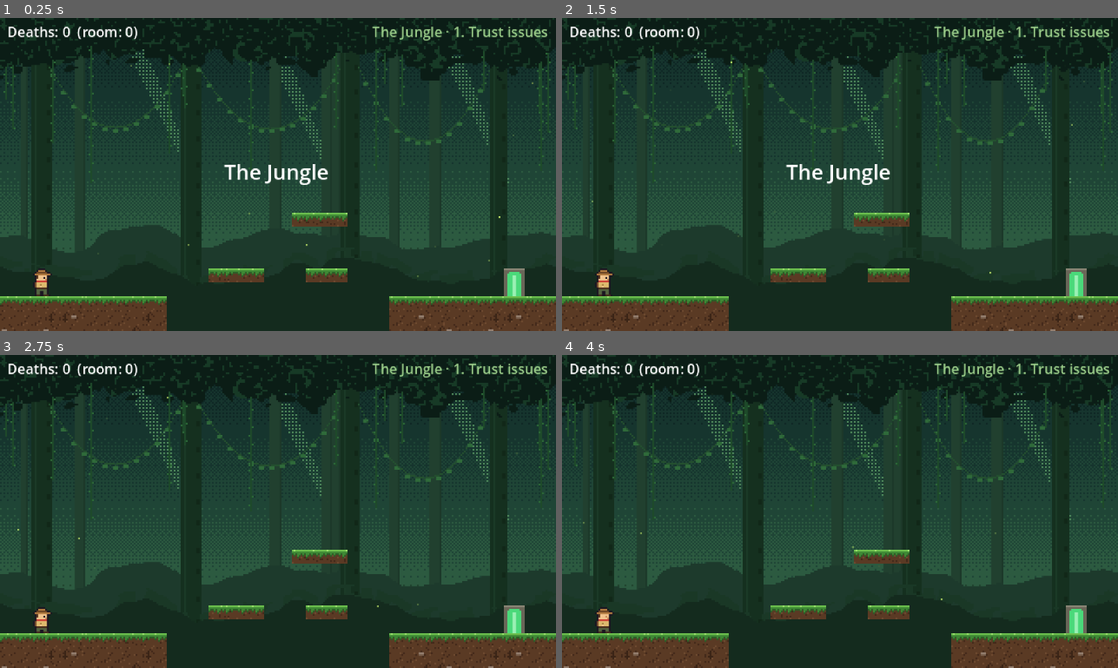
Above: before the commit, frames 1-4 (two rows, left to right).
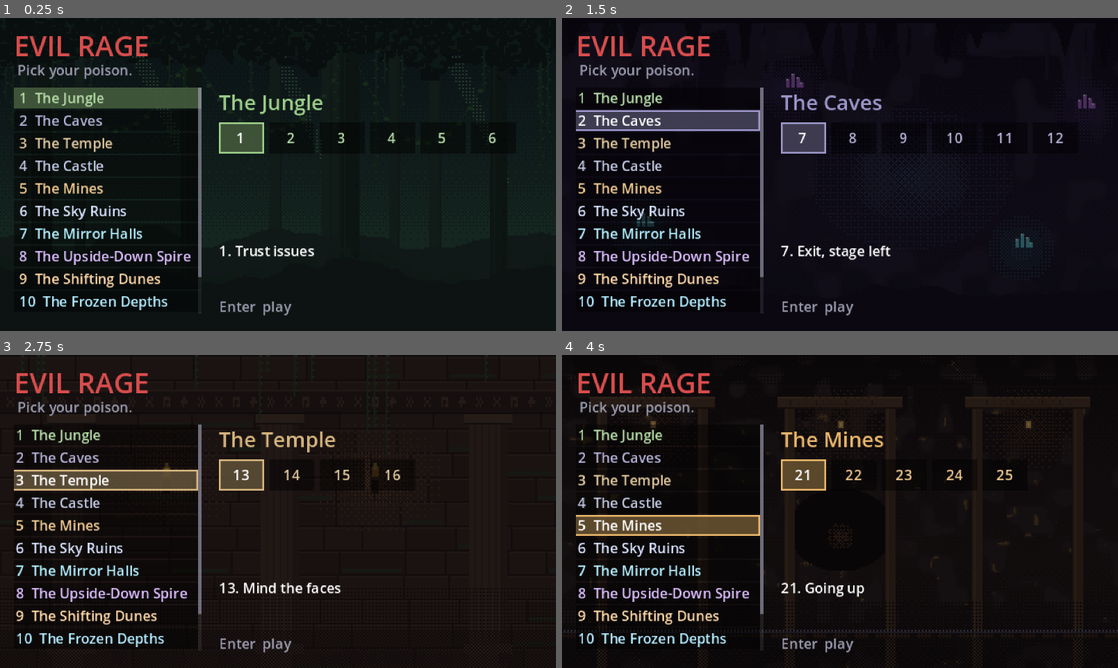
Above: after the commit, the same moments.

Repository: anthony-developer-FS/evil-rage
Game: Godot game, scene res://scenes/main.tscn
The game is run twice, just before and just after one commit, with the same random seed, the same clock (stepped at 60 frames per second) and the same inputs. Sound files missing from this copy of the repository are replaced by a short silence.
Inputs (mouse positions are in pixels of both pictures, inside the frame that each line leads up to):
- Up to frame 1 (0.25 s): no input
- Up to frame 2 (1.5 s): click (667, 99) at 0.5 s, where only the run after the commit has a clickable "1 The Jungle"; click (667, 121) at 1.25 s, where only the run after the commit has a clickable "2 The Caves"
- Up to frame 3 (2.75 s): click (105, 480) at 2 s, where only the run after the commit has a clickable "3 The Temple"
- Up to frame 4 (4 s): click (667, 502) at 2.75 s, where only the run after the commit has a clickable "4 The Castle"; click (667, 524) at 3.5 s, where only the run after the commit has a clickable "5 The Mines"

The runs differ from the first frame. In frame 1, 79% of the frame differs, in the area x 0-100%, y 0-100%; in frame 2, 89%; in frame 3, 83%; in frame 4, 88%.

Commit message:
Add a world and level select menu
The game now opens on a level select that lists every world and its rooms.
Esc or Start pauses a room and opens it again. Worlds and rooms are found by
scanning scenes/rooms for room_<number>.tscn and grouping rooms that share a
world_theme, so new rooms appear without editing the menu. Every room is
selectable from the start.

Co-Authored-By: Claude Opus 5.5 (1M context) <noreply@anthropic.com>
Claude-Session: https://claude.ai/code/session_01A4LJpnWeAPsNhnEax8zGTo

Diff:
--- a/project.godot
+++ b/project.godot
@@ -45,7 +45,10 @@
 "deadzone": 0.2,
 "events": [Object(InputEventKey,"physical_keycode":82), Object(InputEventJoypadButton,"button_index":4)]
 }
-
+menu={
+"deadzone": 0.2,
+"events": [Object(InputEventKey,"physical_keycode":4194305), Object(InputEventJoypadButton,"button_index":6)]
+}
 volume_up={
 "deadzone": 0.2,
 "events": [Object(InputEventKey,"physical_keycode":61), Object(InputEventKey,"physical_keycode":4194437)]
--- a/scenes/main.tscn
+++ b/scenes/main.tscn
@@ -1,7 +1,8 @@
-[gd_scene load_steps=3 format=3]
+[gd_scene load_steps=4 format=3]
 
 [ext_resource type="Script" path="res://scripts/main.gd" id="1"]
 [ext_resource type="PackedScene" path="res://scenes/objects/hud.tscn" id="2"]
+[ext_resource type="Script" path="res://scripts/level_select.gd" id="3"]
 
 [node name="Main" type="Node"]
 script = ExtResource("1")
@@ -20,3 +21,6 @@
 render_target_update_mode = 4
 
 [node name="Hud" parent="." instance=ExtResource("2")]
+
+[node name="LevelSelect" type="CanvasLayer" parent="."]
+script = ExtResource("3")
--- a/scripts/game.gd
+++ b/scripts/game.gd
@@ -35,6 +35,11 @@
 var world: SubViewport
 
 
+func _ready() -> void:
+	# Fullscreen still toggles while the level select pauses the room.
+	process_mode = Node.PROCESS_MODE_ALWAYS
+
+
 func _unhandled_input(event: InputEvent) -> void:
 	# F11 or Alt+Enter. The 320x180 world scales by whole numbers, so it stays
 	# pixel-sharp at 1080p (6x), 1440p (8x) and 4K (12x).
@@ -67,6 +72,11 @@
 		_load_room.call_deferred(path)
 	else:
 		get_tree().call_deferred("change_scene_to_file", path)
+
+
+## Path of the room being played, or "" before the first one loads.
+func current_room() -> String:
+	return _room_path
 
 
 func show_banner(text: String, seconds := 0.0) -> void:
--- /dev/null
+++ b/scripts/level_catalog.gd
@@ -0,0 +1,92 @@
+class_name LevelCatalog
+extends RefCounted
+## Finds every room in scenes/rooms/ and groups them into worlds, so the level
+## select menu needs no edits when rooms or worlds are added. A room is any
+## room_<number>.tscn. Rooms are ordered by that number, and a run of rooms that
+## share a world_theme is one world. The room title comes from its Title label.
+
+const ROOMS_DIR := "res://scenes/rooms/"
+
+static var _worlds: Array[World] = []
+
+
+class Level:
+	var path: String
+	var number: int
+	## The Title label's text without its "7. " prefix.
+	var title: String
+
+
+class World:
+	var theme: WorldTheme
+	var name: String
+	var levels: Array[Level] = []
+
+
+## Every world in play order. Scanned once, then cached.
+static func worlds() -> Array[World]:
+	if _worlds.is_empty():
+		_worlds = scan()
+	return _worlds
+
+
+## The world holding the room at `path`, or null.
+static func world_of(path: String) -> World:
+	for world in worlds():
+		for level in world.levels:
+			if level.path == path:
+				return world
+	return null
+
+
+static func scan() -> Array[World]:
+	var levels: Array[Level] = []
+	var number_re := RegEx.create_from_string("^room_(\\d+)\\.tscn$")
+	for file in DirAccess.get_files_at(ROOMS_DIR):
+		# Exported builds list "room_01.tscn.remap" for each converted scene.
+		file = file.trim_suffix(".remap")
+		var m := number_re.search(file)
+		if m == null:
+			continue
+		var level := Level.new()
+		level.path = ROOMS_DIR + file
+		level.number = m.get_string(1).to_int()
+		levels.append(level)
+	levels.sort_custom(func(a: Level, b: Level) -> bool: return a.number < b.number)
+
+	var result: Array[World] = []
+	for level in levels:
+		var theme := _read_room(level)
+		if result.is_empty() or result.back().theme != theme:
+			var world := World.new()
+			world.theme = theme
+			world.name = theme.display_name if theme and theme.display_name != "" else "Uncharted"
+			result.append(world)
+		result.back().levels.append(level)
+	return result
+
+
+## Reads the room's theme and title from its packed scene without instancing it.
+static func _read_room(level: Level) -> WorldTheme:
+	var theme: WorldTheme = null
+	level.title = "Room %d" % level.number
+	var scene := load(level.path) as PackedScene
+	if scene == null:
+		return null
+	var state := scene.get_state()
+	for i in state.get_node_count():
+		var path := str(state.get_node_path(i))
+		if i == 0 or path == "./Title":
+			for p in state.get_node_property_count(i):
+				var prop := state.get_node_property_name(i, p)
+				var value = state.get_node_property_value(i, p)
+				if i == 0 and prop == &"world_theme" and value is WorldTheme:
+					theme = value
+				elif i > 0 and prop == &"text":
+					level.title = _strip_number(str(value))
+	return theme
+
+
+static func _strip_number(text: String) -> String:
+	var m := RegEx.create_from_string("^\\d+\\.\\s*").search(text)
+	return text.substr(m.get_end()) if m else text
--- /dev/null
+++ b/scripts/level_select.gd
@@ -0,0 +1,253 @@
+class_name LevelSelect
+extends CanvasLayer
+## World and level select. Opens when the game starts and on Esc (or Start) during
+## play, which pauses the room underneath. Worlds and rooms come from
+## LevelCatalog, so new rooms show up here on their own. Every room is open from
+## the start: there is no unlocking.
+##
+## Like the HUD it sits outside the 320x180 world viewport, so text is drawn at
+## the screen's native resolution. Sizes below are in 320x180 units.
+
+const ROOM_COLUMNS := 6
+const ACCENT := Color(0.85, 0.3, 0.3)
+const DIM := Color(0.62, 0.62, 0.7)
+
+## True while a room is paused under the menu, so Esc can go back to it.
+var resumable := false
+
+var _worlds: Array[LevelCatalog.World] = []
+var _world_buttons: Array[Button] = []
+var _room_buttons: Array[Button] = []
+var _shown_world := -1
+
+var _root: Control
+var _backdrop: TextureRect
+var _world_list: VBoxContainer
+var _world_name: Label
+var _room_grid: GridContainer
+var _room_title: Label
+var _hint: Label
+
+
+func _ready() -> void:
+	layer = 10
+	process_mode = Node.PROCESS_MODE_ALWAYS
+	_worlds = LevelCatalog.worlds()
+	_build()
+	hide_menu()
+
+
+func _unhandled_input(event: InputEvent) -> void:
+	if not _root.visible:
+		if event.is_action_pressed("menu") and Game.world:
+			open(true)
+			get_viewport().set_input_as_handled()
+		return
+	if event.is_action_pressed("ui_cancel") or event.is_action_pressed("menu"):
+		get_viewport().set_input_as_handled()
+		var focus := get_viewport().gui_get_focus_owner()
+		if focus in _room_buttons and _shown_world >= 0:
+			_world_buttons[_shown_world].grab_focus()
+		elif resumable:
+			hide_menu()
+
+
+## Shows the menu. With `pause_room`, the current room freezes underneath and Esc
+## resumes it. Focus starts on the room being played, or room 1.
+func open(pause_room := false) -> void:
+	resumable = pause_room
+	if pause_room:
+		get_tree().paused = true
+	_root.show()
+	_hint.text = "Enter  play      Esc  resume" if resumable else "Enter  play"
+	var world_index := 0
+	var room_index := 0
+	var current := LevelCatalog.world_of(Game.current_room())
+	if current:
+		world_index = _worlds.find(current)
+		for i in current.levels.size():
+			if current.levels[i].path == Game.current_room():
+				room_index = i
+	_show_world(world_index)
+	if _room_buttons.size() > room_index:
+		_room_buttons[room_index].grab_focus()
+	elif _world_buttons.size() > world_index:
+		_world_buttons[world_index].grab_focus()
+
+
+func hide_menu() -> void:
+	_root.hide()
+	get_tree().paused = false
+	var focus := get_viewport().gui_get_focus_owner()
+	if focus:
+		focus.release_focus()
+
+
+func play(level: LevelCatalog.Level) -> void:
+	hide_menu()
+	Game.go_to_room(level.path)
+
+
+func _build() -> void:
+	_root = Control.new()
+	_root.set_anchors_preset(Control.PRESET_FULL_RECT)
+	add_child(_root)
+
+	_backdrop = TextureRect.new()
+	_backdrop.set_anchors_preset(Control.PRESET_FULL_RECT)
+	_backdrop.stretch_mode = TextureRect.STRETCH_SCALE
+	_backdrop.texture_filter = CanvasItem.TEXTURE_FILTER_NEAREST
+	_root.add_child(_backdrop)
+
+	var shade := ColorRect.new()
+	shade.set_anchors_preset(Control.PRESET_FULL_RECT)
+	shade.color = Color(0.03, 0.02, 0.04, 0.62)
+	_root.add_child(shade)
+
+	var heading := _label("EVIL RAGE", 16, ACCENT)
+	heading.position = Vector2(8, 4)
+	_root.add_child(heading)
+	var sub := _label("Pick your poison.", 8, DIM)
+	sub.position = Vector2(10, 24)
+	_root.add_child(sub)
+
+	var scroll := ScrollContainer.new()
+	scroll.position = Vector2(8, 40)
+	scroll.size = Vector2(108, 130)
+	scroll.horizontal_scroll_mode = ScrollContainer.SCROLL_MODE_DISABLED
+	scroll.follow_focus = true
+	var bar := scroll.get_v_scroll_bar()
+	bar.custom_minimum_size = Vector2(2, 0)
+	bar.add_theme_stylebox_override("scroll", _bar_box(Color(1, 1, 1, 0.08)))
+	bar.add_theme_stylebox_override("grabber", _bar_box(Color(DIM, 0.6)))
+	bar.add_theme_stylebox_override("grabber_highlight", _bar_box(DIM))
+	bar.add_theme_stylebox_override("grabber_pressed", _bar_box(DIM))
+	_root.add_child(scroll)
+	_world_list = VBoxContainer.new()
+	_world_list.size_flags_horizontal = Control.SIZE_EXPAND_FILL
+	_world_list.add_theme_constant_override("separation", 1)
+	scroll.add_child(_world_list)
+
+	for i in _worlds.size():
+		var world := _worlds[i]
+		var button := _button("%d  %s" % [i + 1, world.name], _color_of(world))
+		button.alignment = HORIZONTAL_ALIGNMENT_LEFT
+		button.custom_minimum_size = Vector2(0, 10)
+		button.focus_entered.connect(_show_world.bind(i))
+		button.pressed.connect(_enter_rooms)
+		_world_list.add_child(button)
+		_world_buttons.append(button)
+
+	_world_name = _label("", 12, Color.WHITE)
+	_world_name.position = Vector2(126, 40)
+	_root.add_child(_world_name)
+
+	_room_grid = GridContainer.new()
+	_room_grid.columns = ROOM_COLUMNS
+	_room_grid.position = Vector2(126, 60)
+	_room_grid.add_theme_constant_override("h_separation", 3)
+	_room_grid.add_theme_constant_override("v_separation", 3)
+	_root.add_child(_room_grid)
+
+	_room_title = _label("", 8, Color.WHITE)
+	_room_title.position = Vector2(126, 128)
+	_room_title.size = Vector2(186, 12)
+	_room_title.clip_text = true
+	_root.add_child(_room_title)
+
+	_hint = _label("", 8, DIM)
+	_hint.position = Vector2(126, 160)
+	_root.add_child(_hint)
+
+
+## Fills the room grid with the rooms of world `index`.
+func _show_world(index: int) -> void:
+	if index == _shown_world or index < 0 or index >= _worlds.size():
+		return
+	# The world being shown stays lit while focus is down in its rooms.
+	if _shown_world >= 0:
+		_world_buttons[_shown_world].add_theme_stylebox_override("normal", _box(Color(0, 0, 0, 0.45), Color(0, 0, 0, 0)))
+	_shown_world = index
+	var world := _worlds[index]
+	var color := _color_of(world)
+	_world_buttons[index].add_theme_stylebox_override("normal", _box(Color(color.darkened(0.55), 0.85), Color(0, 0, 0, 0)))
+	_backdrop.texture = world.theme.backdrop if world.theme else null
+	_world_name.text = world.name
+	_world_name.add_theme_color_override("font_color", color)
+	_room_title.text = ""
+	for button in _room_buttons:
+		_room_grid.remove_child(button)
+		button.queue_free()
+	_room_buttons.clear()
+
+	var world_button := _world_buttons[index]
+	for i in world.levels.size():
+		var level := world.levels[i]
+		var button := _button(str(level.number), color)
+		button.custom_minimum_size = Vector2(26, 18)
+		button.focus_entered.connect(_show_room.bind(level))
+		button.mouse_entered.connect(_show_room.bind(level))
+		button.pressed.connect(play.bind(level))
+		_room_grid.add_child(button)
+		if i % ROOM_COLUMNS == 0:
+			button.focus_neighbor_left = button.get_path_to(world_button)
+		_room_buttons.append(button)
+	# The room buttons are new, so point the world buttons at them again.
+	for b in _world_buttons:
+		b.focus_neighbor_right = b.get_path_to(_room_buttons[0]) if not _room_buttons.is_empty() else NodePath()
+
+
+func _show_room(level: LevelCatalog.Level) -> void:
+	_room_title.text = "%d. %s" % [level.number, level.title]
+
+
+func _enter_rooms() -> void:
+	if not _room_buttons.is_empty():
+		_room_buttons[0].grab_focus()
+
+
+func _color_of(world: LevelCatalog.World) -> Color:
+	return world.theme.title_color if world.theme else DIM
+
+
+func _label(text: String, font_size: int, color: Color) -> Label:
+	var label := Label.new()
+	label.text = text
+	label.add_theme_font_size_override("font_size", font_size)
+	label.add_theme_color_override("font_color", color)
+	return label
+
+
+func _button(text: String, color: Color) -> Button:
+	var button := Button.new()
+	button.text = text
+	button.add_theme_font_size_override("font_size", 8)
+	button.add_theme_color_override("font_color", color.lerp(Color.WHITE, 0.25))
+	button.add_theme_color_override("font_focus_color", Color.WHITE)
+	button.add_theme_color_override("font_hover_color", Color.WHITE)
+	button.add_theme_color_override("font_pressed_color", Color.WHITE)
+	var normal := _box(Color(0, 0, 0, 0.45), Color(0, 0, 0, 0))
+	var lit := _box(Color(color.darkened(0.55), 0.85), color)
+	button.add_theme_stylebox_override("normal", normal)
+	button.add_theme_stylebox_override("hover", lit)
+	button.add_theme_stylebox_override("pressed", lit)
+	button.add_theme_stylebox_override("focus", lit)
+	return button
+
+
+func _box(fill: Color, border: Color) -> StyleBoxFlat:
+	var box := StyleBoxFlat.new()
+	box.bg_color = fill
+	box.border_color = border
+	box.set_border_width_all(1 if border.a > 0.0 else 0)
+	box.content_margin_left = 3
+	box.content_margin_right = 3
+	box.content_margin_top = 0
+	box.content_margin_bottom = 0
+	return box
+
+
+func _bar_box(fill: Color) -> StyleBoxFlat:
+	var box := StyleBoxFlat.new()
+	box.bg_color = fill
+	return box
--- a/scripts/main.gd
+++ b/scripts/main.gd
@@ -1,14 +1,13 @@
 extends Node
 ## Game entry point. The world renders into a 320x180 SubViewport that the window
 ## scales up by whole numbers with nearest filtering, so pixel art stays blocky.
-## The HUD sits outside it, and the window's canvas_items stretch mode draws its
-## text at the screen's native resolution.
-
-@export_file("*.tscn") var first_room := "res://scenes/rooms/room_01.tscn"
+## The HUD and the level select sit outside it, and the window's canvas_items
+## stretch mode draws their text at the screen's native resolution.
 
 @onready var _world: SubViewport = $WorldView/World
 
 
 func _ready() -> void:
 	Game.world = _world
-	Game.go_to_room(first_room)
+	# The game opens on the level select. Esc brings it back during play.
+	$LevelSelect.open()
--- /dev/null
+++ b/tests/menu_test.gd
@@ -0,0 +1,131 @@
+extends Node
+## Headless checks for the level catalog and the world and level select menu.
+## Run with:
+##   godot --headless --path . res://tests/menu_test.tscn
+## Exits with code 0 when every check passes, 1 otherwise.
+
+const MAIN := preload("res://scenes/main.tscn")
+
+var _failures := 0
+var _main: Node
+var _menu: LevelSelect
+
+
+func _ready() -> void:
+	_check("every room_N scene is in the catalog, in order", _test_catalog_order())
+	_check("worlds follow world themes", _test_catalog_worlds())
+	_check("room titles drop their number", _test_catalog_titles())
+	_main = MAIN.instantiate()
+	add_child(_main)
+	_menu = _main.get_node("LevelSelect")
+	await _frames(2)
+	_check("game opens on the menu with room 1 focused", _test_opens_on_menu())
+	_check("one world button per world", _menu._world_buttons.size() == LevelCatalog.worlds().size())
+	_check("picking a room plays it", await _test_pick_room())
+	_check("Esc pauses and focuses the current room", await _test_pause())
+	_check("Esc backs out to worlds, then resumes", await _test_back_out())
+	_check("rooms of another world can be picked", await _test_other_world())
+	print("RESULT: %s" % ("PASS" if _failures == 0 else "FAIL (%d)" % _failures))
+	get_tree().paused = false
+	get_tree().quit(0 if _failures == 0 else 1)
+
+
+func _check(name: String, ok: bool) -> void:
+	print("%s  %s" % ["ok  " if ok else "FAIL", name])
+	if not ok:
+		_failures += 1
+
+
+func _test_catalog_order() -> bool:
+	var numbers: Array[int] = []
+	for world in LevelCatalog.worlds():
+		for level in world.levels:
+			numbers.append(level.number)
+	var files := 0
+	for file in DirAccess.get_files_at(LevelCatalog.ROOMS_DIR):
+		if file.begins_with("room_") and file.ends_with(".tscn"):
+			files += 1
+	var sorted := numbers.duplicate()
+	sorted.sort()
+	return files > 0 and numbers.size() == files and numbers == sorted
+
+
+func _test_catalog_worlds() -> bool:
+	var worlds := LevelCatalog.worlds()
+	if worlds.is_empty() or worlds[0].name != "The Jungle":
+		return false
+	for i in worlds.size():
+		if worlds[i].levels.is_empty() or worlds[i].theme == null:
+			return false
+		if i > 0 and worlds[i].theme == worlds[i - 1].theme:
+			return false
+		for level in worlds[i].levels:
+			var room: Room = load(level.path).instantiate()
+			var same := room.world_theme == worlds[i].theme
+			room.free()
+			if not same:
+				return false
+	return true
+
+
+func _test_catalog_titles() -> bool:
+	var first := LevelCatalog.worlds()[0].levels[0]
+	return first.number == 1 and first.title != "" and not first.title.begins_with("1.")
+
+
+func _test_opens_on_menu() -> bool:
+	return (_menu._root.visible and not _menu.resumable
+		and Game.world.get_child_count() == 0
+		and get_viewport().gui_get_focus_owner() == _menu._room_buttons[0])
+
+
+func _test_pick_room() -> bool:
+	_menu._room_buttons[1].pressed.emit()
+	await _frames(3)
+	return (not _menu._root.visible and not get_tree().paused
+		and Game.current_room() == LevelCatalog.worlds()[0].levels[1].path
+		and Game.world.get_child_count() == 1)
+
+
+func _test_pause() -> bool:
+	_press("menu")
+	await _frames(2)
+	return (_menu._root.visible and get_tree().paused and _menu.resumable
+		and get_viewport().gui_get_focus_owner() == _menu._room_buttons[1])
+
+
+func _test_back_out() -> bool:
+	_press("ui_cancel")
+	await _frames(2)
+	var on_world := get_viewport().gui_get_focus_owner() == _menu._world_buttons[0]
+	_press("ui_cancel")
+	await _frames(2)
+	return on_world and not _menu._root.visible and not get_tree().paused
+
+
+func _test_other_world() -> bool:
+	_press("menu")
+	await _frames(2)
+	var worlds := LevelCatalog.worlds()
+	var index := mini(2, worlds.size() - 1)
+	_menu._world_buttons[index].grab_focus()
+	await _frames(1)
+	var last := worlds[index].levels.back() as LevelCatalog.Level
+	_menu._room_buttons.back().pressed.emit()
+	await _frames(3)
+	return Game.current_room() == last.path and not get_tree().paused
+
+
+func _press(action: StringName) -> void:
+	var event := InputEventAction.new()
+	event.action = action
+	event.pressed = true
+	Input.parse_input_event(event)
+	var release := InputEventAction.new()
+	release.action = action
+	Input.parse_input_event(release)
+
+
+func _frames(n: int) -> void:
+	for i in n:
+		await get_tree().process_frame
--- /dev/null
+++ b/tests/menu_test.tscn
@@ -0,0 +1,6 @@
+[gd_scene load_steps=2 format=3]
+
+[ext_resource type="Script" path="res://tests/menu_test.gd" id="1"]
+
+[node name="MenuTest" type="Node"]
+script = ExtResource("1")
Not shown, added: scripts/level_catalog.gd.uid
Not shown, added: scripts/level_select.gd.uid
Not shown, added: tests/menu_test.gd.uid
Not shown, changed: run_tests.sh
